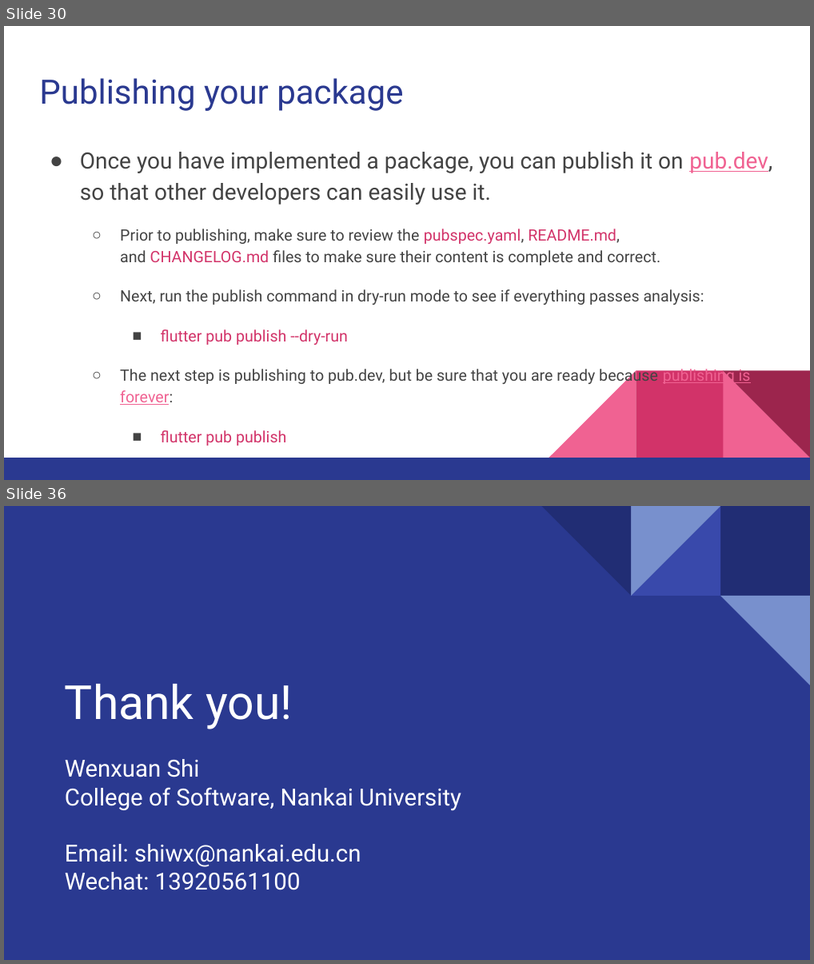
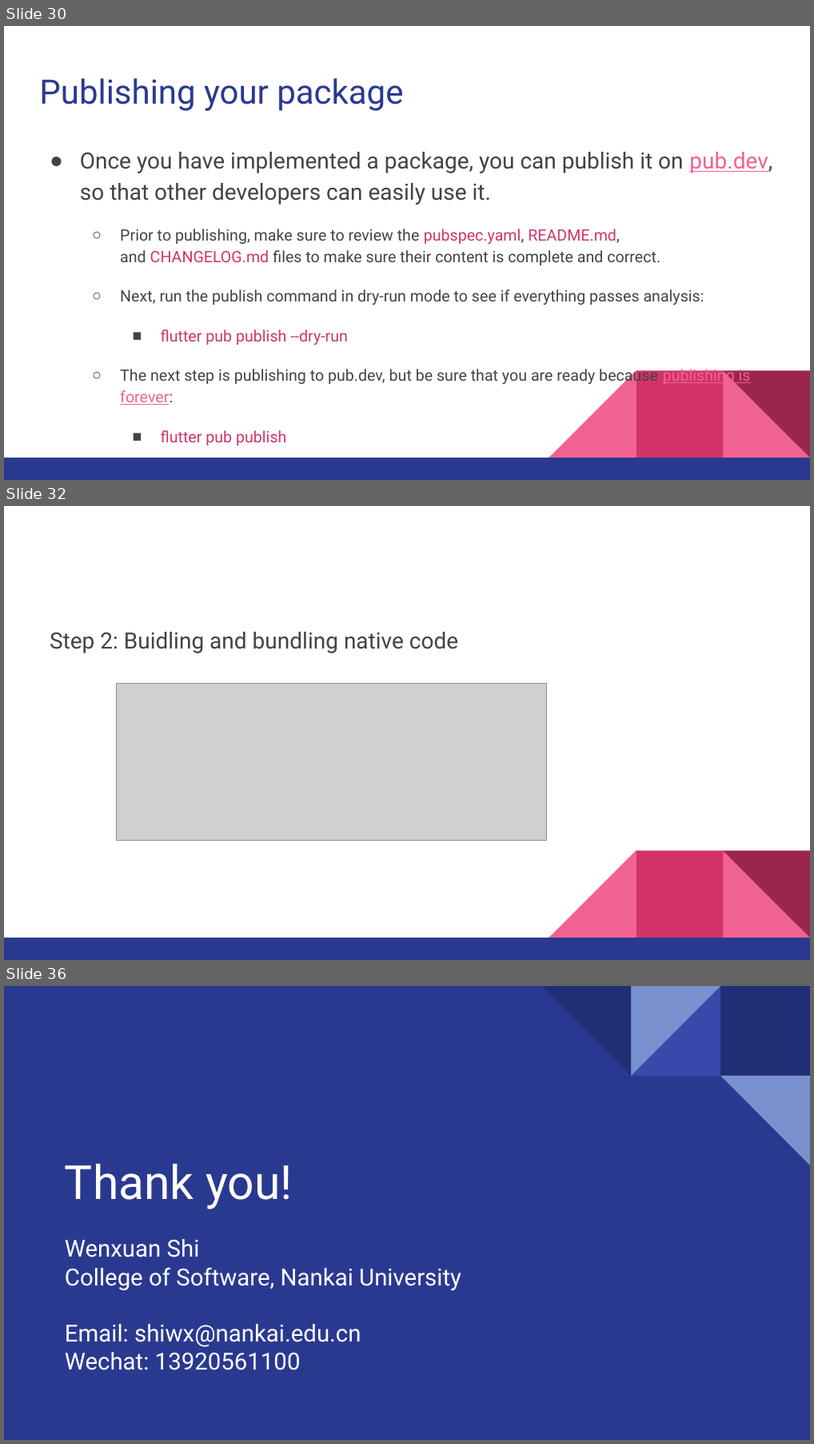
Before and after one commit to walkman617/Flutter2, a slide deck: Lecture/C06 Packages_Plugins.pptx. Shown one above the other, each under a label of ours: slides 30 and 36 before the commit, slides 30, 32 and 36 after it; the slides between them are not shown. The pictures are 814x964 and 814x1444 pixels, drawn with LibreOffice and Linux fonts; fonts in the diff are those of the drawing; grey boxes stand for pictures. Boxes give left, top, right and bottom in pixels: in the first picture for what was removed or moved away, otherwise in the second. Text is boxed around its words. In the diff, an @@ line names an element or a change of style, - is before the commit and + after.

```diff
--- a/Lecture/C06 Packages_Plugins.pptx
+++ b/Lecture/C06 Packages_Plugins.pptx
@@ slide 32 added at bbox=[4, 506, 810, 960], background #FFFFFF; not listed: 5 template elements that a slide beside it also shows @@
@@ text added at bbox=[50, 632, 458, 653], 20 pt, text #434343 @@
+Step 2: Buidling and bundling native code
@@ picture added at bbox=[116, 684, 546, 840] @@
```
Also in this commit, not shown: 6 slides changed, 3 other slides added, 4 slides removed.
